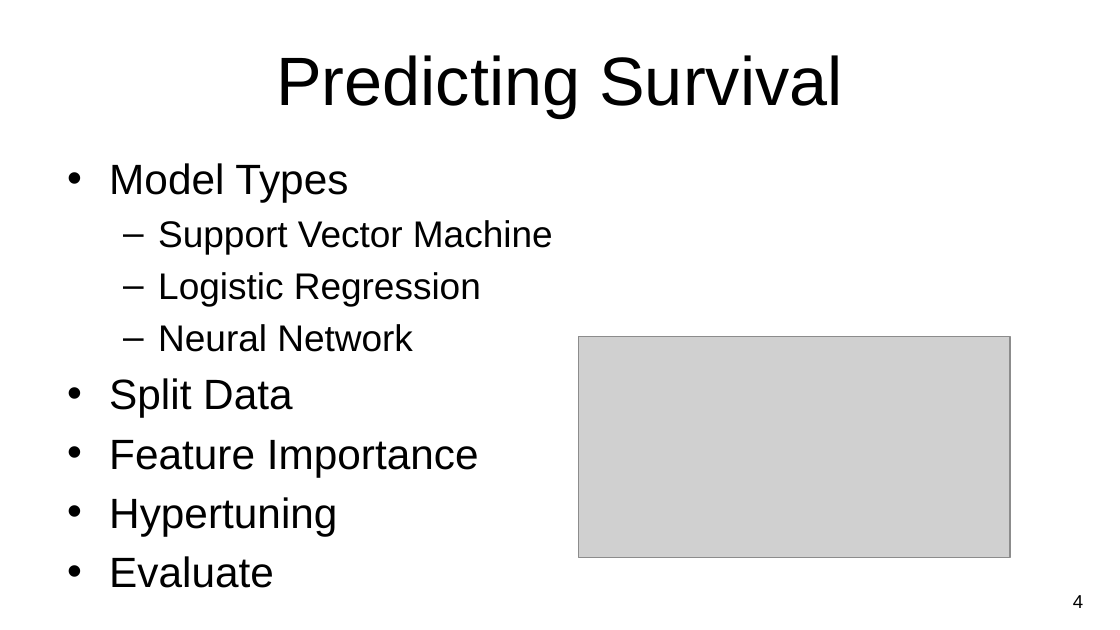
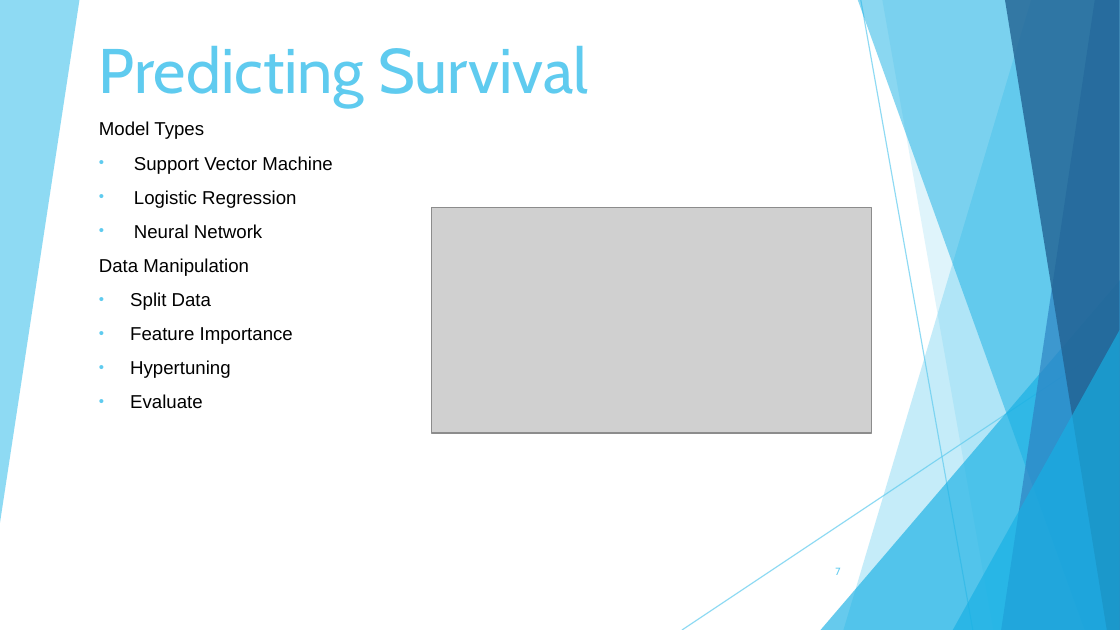
Before and after one commit to owenmeyer3/titanic, a slide deck: slide 8 of NU-Final_Project_Titanic.pptx (slide 5 before the commit). Drawn at 1120x630 pixels with LibreOffice and Linux fonts; fonts in the diff are those of the drawing; grey boxes stand for pictures; background and template pictures are left out. Boxes give left, top, right and bottom in pixels: in the first picture for what was removed or moved away, otherwise in the second. Text is boxed around its words. In the diff, an @@ line names an element or a change of style, - is before the commit and + after.

```diff
--- a/NU-Final_Project_Titanic.pptx
+++ b/NU-Final_Project_Titanic.pptx
@@ text "Predicting Survival": place and size @@
-text "Predicting Survival" at <box>276,55,842,117</box>
+text "Predicting Survival" at <box>99,46,588,108</box>
@@ text "Predicting Survival" at <box>99,46,588,108</box>: size 44 to 40.5 pt, font Arial to Cabin, text colour #000000 to #5FCBEF; alignment centre to left; vertical alignment middle to bottom @@
@@ subtitle "Model Types": place and size @@
-subtitle "Model Types" at <box>109,163,553,536</box>
+subtitle "Model Types" at <box>99,121,332,409</box>
@@ subtitle at <box>99,121,332,409</box>: size 27.2 to 12 pt in "Model Types", "Split Data", "Feature Importance", "Hypertuning" and 1 more places; size 23.8 to 12 pt in "Support Vector Machine", "Logistic Regression", "Neural Network"; bullet • to none; more space between paragraphs; bullet – to •; list level 2 to 1 in "Support Vector Machine"; list level 2 to 1 in "Logistic Regression"; list level 2 to 1 in "Neural Network"; indent changed @@
@@ picture: place and size @@
-picture at <box>579,336,1010,557</box>
+picture at <box>431,207,871,432</box>
@@ subtitle at <box>99,258,249,276</box>: paragraph added @@
+Data Manipulation
@@ group added at <box>0,0,1120,630</box>: 6 freeform shapes, 2 lines, 2 triangles @@
@@ page number added at <box>835,567,840,575</box>, 6.8 pt, text #5FCBEF @@
+7
@@ page number removed at <box>1073,595,1083,608</box> @@
-4
```
Also in this commit, not shown: 3 other slides changed, 4 slides added, 4 slides removed, 3 other files.
